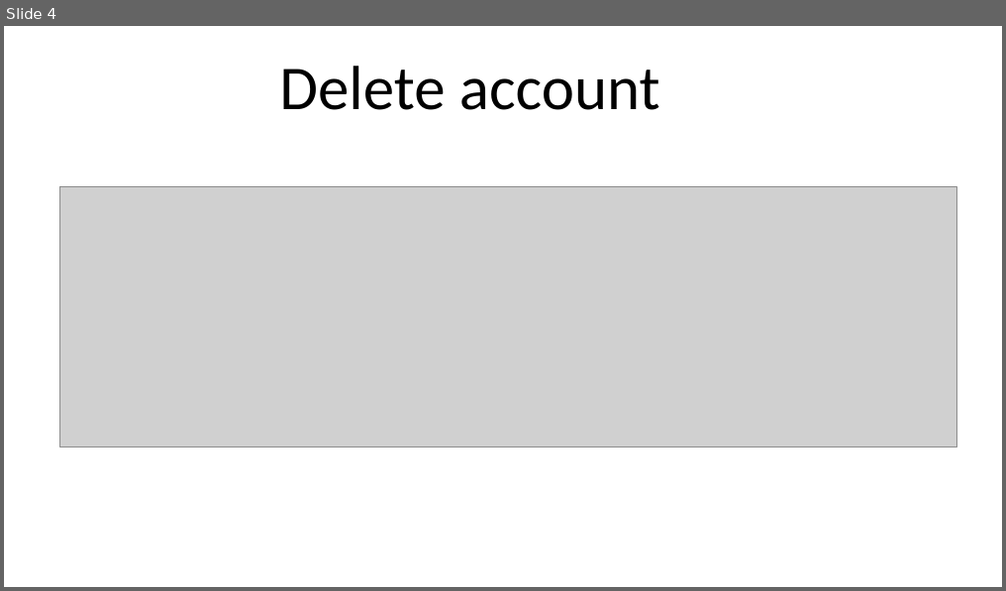
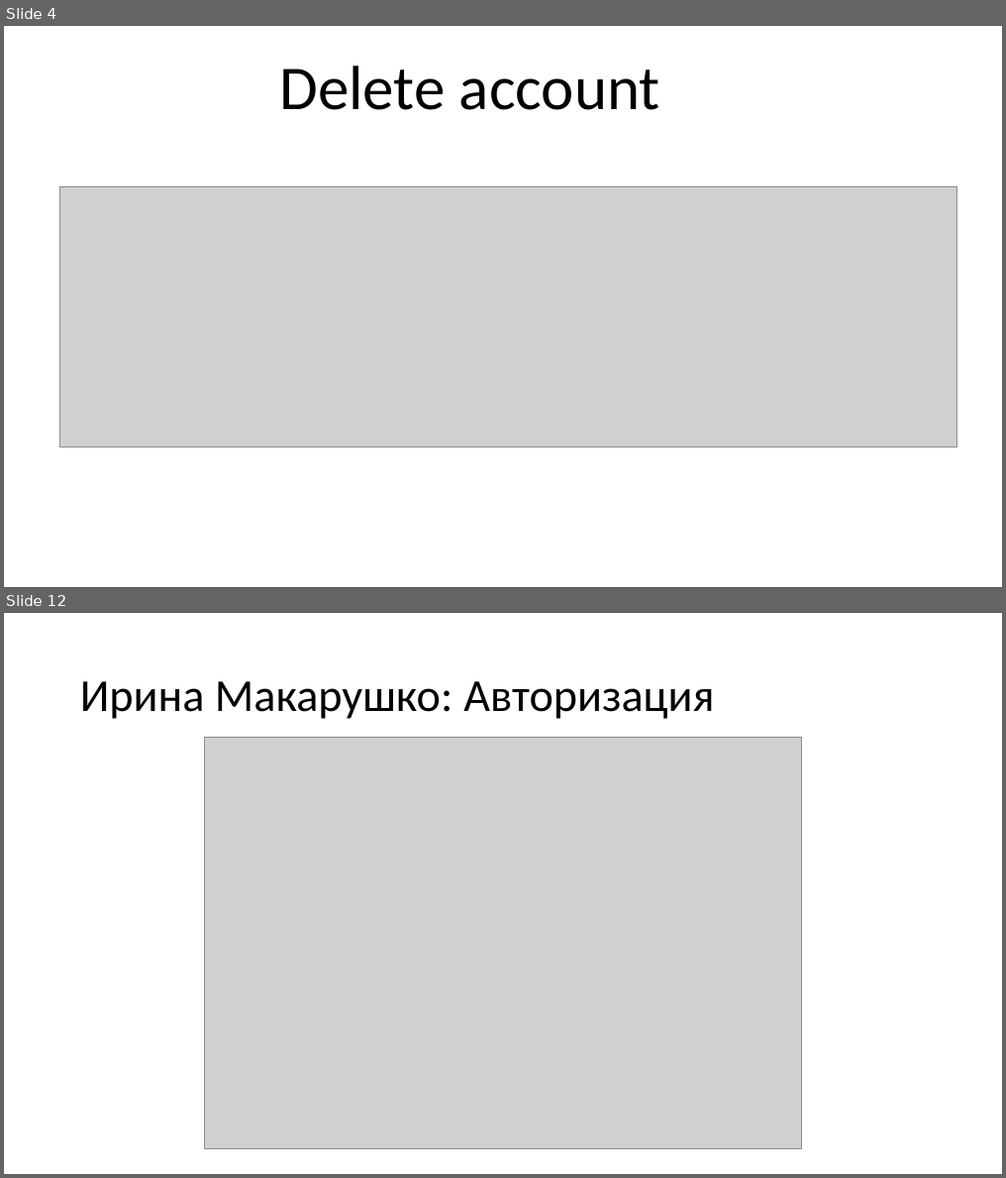
Before and after one commit to maxfirecheetah2/Bank, a slide deck: BankSystem/Presentation.pptx. Shown one above the other, each under a label of ours: slide 4 before the commit, slides 4 and 12 after it; the slides between them are not shown. The pictures are 1006x591 and 1006x1178 pixels, drawn with LibreOffice and Linux fonts; fonts in the diff are those of the drawing; grey boxes stand for pictures. Boxes give left, top, right and bottom in pixels: in the first picture for what was removed or moved away, otherwise in the second. Text is boxed around its words. In the diff, an @@ line names an element or a change of style, - is before the commit and + after.

```diff
--- a/BankSystem/Presentation.pptx
+++ b/BankSystem/Presentation.pptx
@@ slide 12 added at (4,613,1002,1174), background #FFFFFF @@
@@ title added at (80,681,714,719), 44 pt, text #000000 @@
+Ирина Макарушко: Авторизация
@@ picture added at (205,738,802,1149) @@
```
Also in this commit, not shown: 9 other slides added, 1 slide removed.
